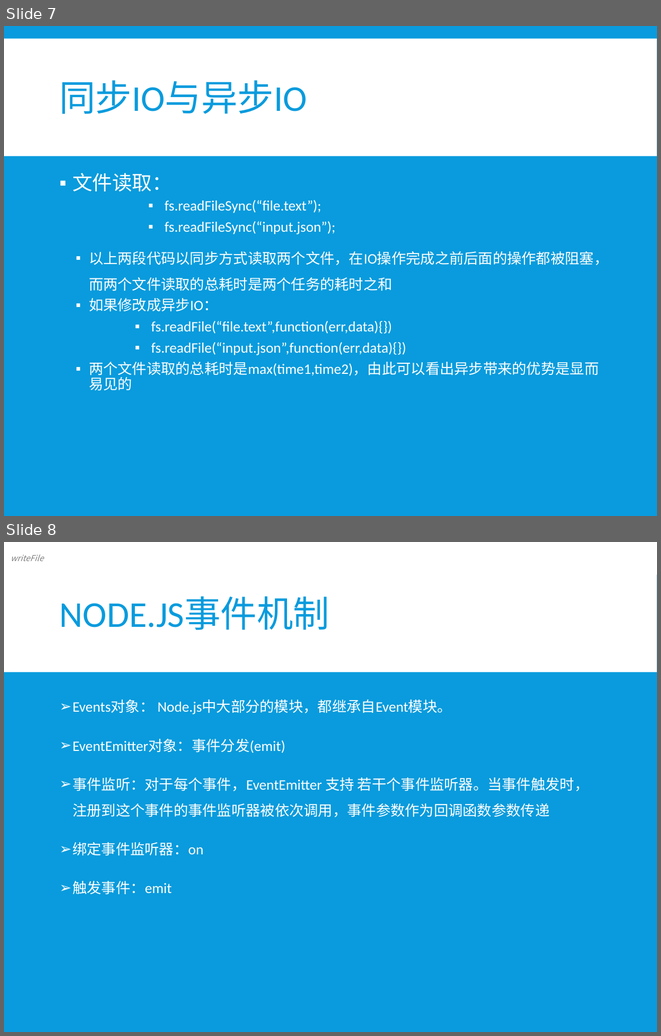
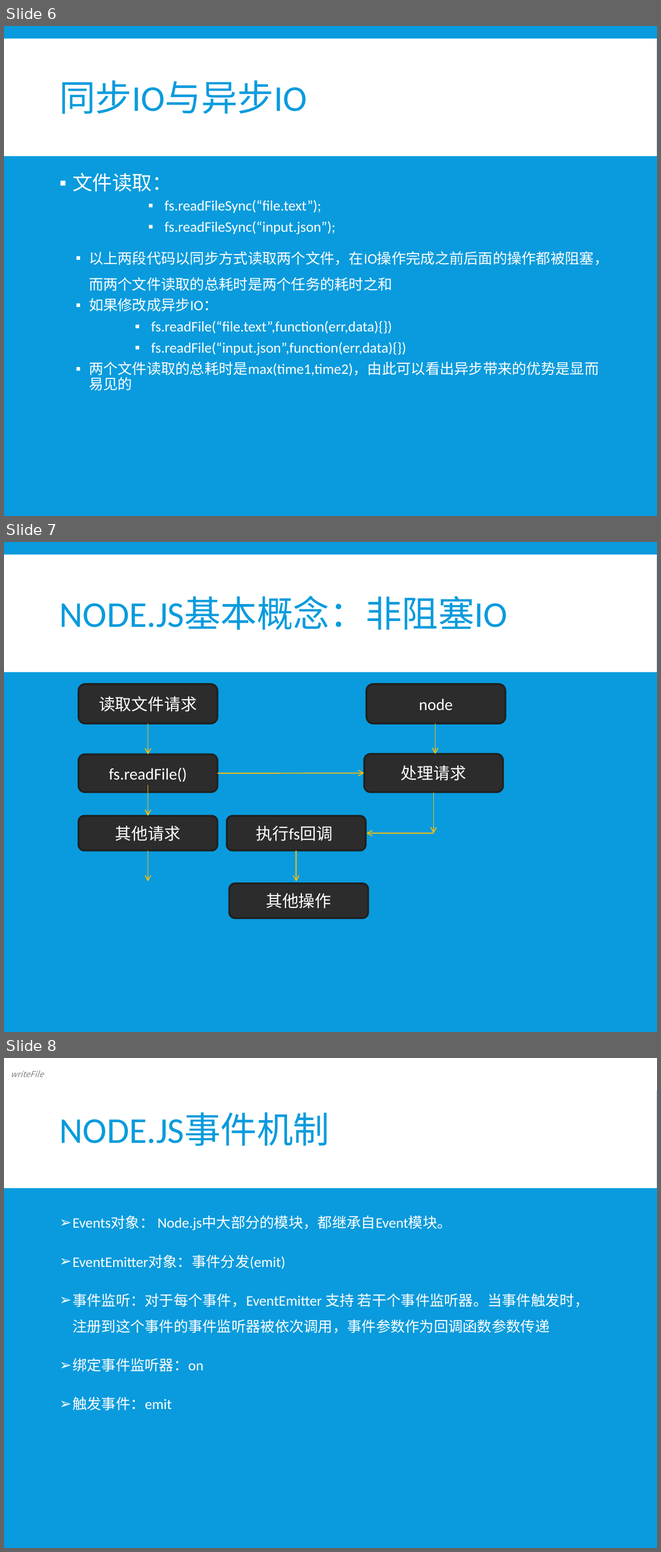
Before and after one commit to xiayu1986/webLearn, a slide deck: mix/技术分享/NODE技术分享.pptx. Shown one above the other, each under a label of ours: slides 7 and 8 before the commit, slides 6, 7 and 8 after it. The pictures are 661x1036 and 661x1552 pixels, drawn with LibreOffice and Linux fonts; fonts in the diff are those of the drawing. Boxes give left, top, right and bottom in pixels: in the first picture for what was removed or moved away, otherwise in the second. Text is boxed around its words. In the diff, an @@ line names an element or a change of style, - is before the commit and + after.

```diff
--- a/mix/技术分享/NODE技术分享.pptx
+++ b/mix/技术分享/NODE技术分享.pptx
@@ slide 7 added at <box>4,542,657,1032</box>, background #099BDD; not listed: 1 template element that a slide beside it also shows @@
@@ title added at <box>60,597,508,630</box>, 40 pt, text #099BDD @@
+NODE.JS基本概念：非阻塞IO
@@ rounded rectangle added at <box>78,685,218,723</box>, fill #2C2C2C, outline #212121 2 pt, 18 pt, text #FFFFFF @@
+读取文件请求
@@ rounded rectangle added at <box>367,685,505,723</box>, fill #2C2C2C, outline #212121 2 pt, 18 pt, text #FFFFFF @@
+node
@@ arrow added from (148, 723) to (148, 754), #FFC000 1 pt @@
@@ arrow added from (435, 723) to (435, 753), #FFC000 1 pt @@
@@ rounded rectangle added at <box>78,754,218,792</box>, fill #2C2C2C, outline #212121 2 pt, 18 pt, text #FFFFFF @@
+fs.readFile()
@@ rounded rectangle added at <box>364,753,503,792</box>, fill #2C2C2C, outline #212121 2 pt, 18 pt, text #FFFFFF @@
+处理请求
@@ arrow added from (218, 773) to (364, 773), #FFC000 1 pt @@
@@ arrow added from (148, 785) to (148, 815), #FFC000 1 pt @@
@@ arrow added from (434, 792) to (434, 833), #FFC000 1 pt @@
@@ rounded rectangle added at <box>78,815,218,850</box>, fill #2C2C2C, outline #212121 2 pt, 18 pt, text #FFFFFF @@
+其他请求
@@ rounded rectangle added at <box>227,815,366,850</box>, fill #2C2C2C, outline #212121 2 pt, 18 pt, text #FFFFFF @@
+执行fs回调
@@ arrow added from (434, 833) to (367, 833), #FFC000 1 pt @@
@@ arrow added from (148, 850) to (148, 881), #FFC000 1 pt @@
@@ arrow added from (296, 850) to (296, 881), #FFC000 1 pt @@
@@ rounded rectangle added at <box>229,883,368,918</box>, fill #2C2C2C, outline #212121 2 pt, 18 pt, text #FFFFFF @@
+其他操作
@@ what was slide 7 is now slide 6 @@
```
Also in this commit, not shown: 1 slide changed, 1 other slide added, 1 slide removed, 1 other file.
